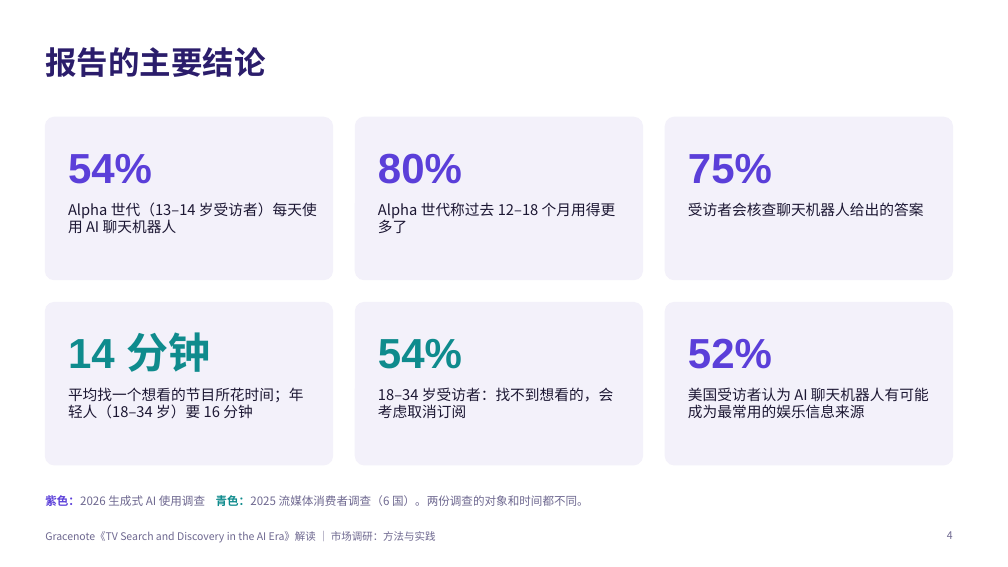
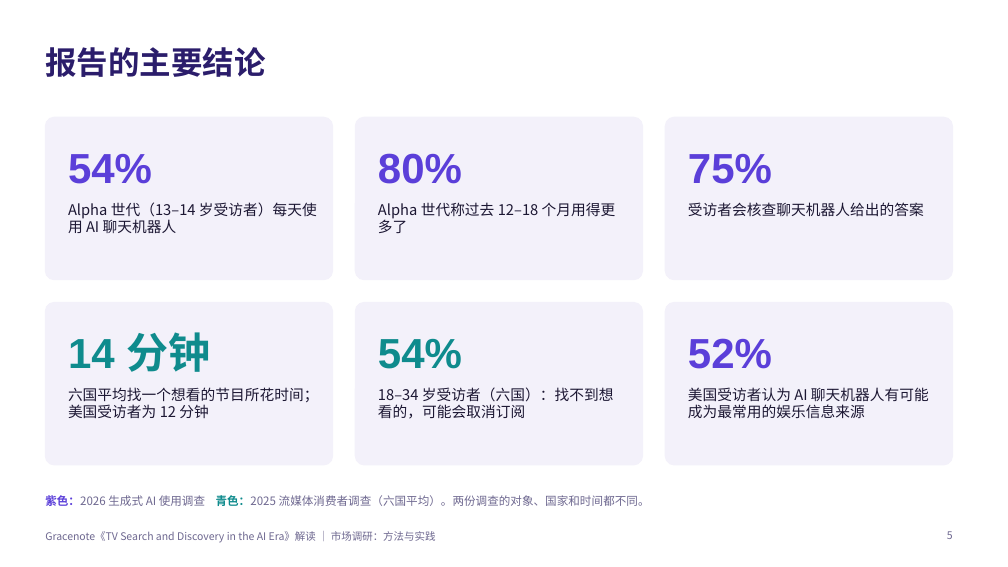
Before and after one commit to jayleo113/ppt, a slide deck: slide 5 of Gracenote_AI报告解读_课堂分享.pptx (slide 4 before the commit). Drawn at 1008x567 pixels with LibreOffice and Linux fonts; fonts in the diff are those of the drawing. Boxes give left, top, right and bottom in pixels: in the first picture for what was removed or moved away, otherwise in the second. Text is boxed around its words. In the diff, an @@ line names an element or a change of style, - is before the commit and + after.

```diff
--- a/Gracenote_AI报告解读_课堂分享.pptx
+++ b/Gracenote_AI报告解读_课堂分享.pptx
@@ text at (68, 387, 319, 418): text changed @@
-平均找一个想看的节目所花时间；年轻人（18–34 岁）要 16 分钟
+六国平均找一个想看的节目所花时间；美国受访者为 12 分钟
@@ text at (378, 387, 614, 419): text changed @@
-18–34 岁受访者：找不到想看的，会考虑取消订阅
+18–34 岁受访者（六国）：找不到想看的，可能会取消订阅
@@ text at (45, 495, 650, 506): text changed @@
-紫色：2026 生成式 AI 使用调查 青色：2025 流媒体消费者调查（6 国）。两份调查的对象和时间都不同。
+紫色：2026 生成式 AI 使用调查 青色：2025 流媒体消费者调查（六国平均）。两份调查的对象、国家和时间都不同。
@@ page number at (947, 531, 953, 539): text changed @@
-4
+5
```
Also in this commit, not shown: 10 other slides changed, 2 slides added, 3 other files.
